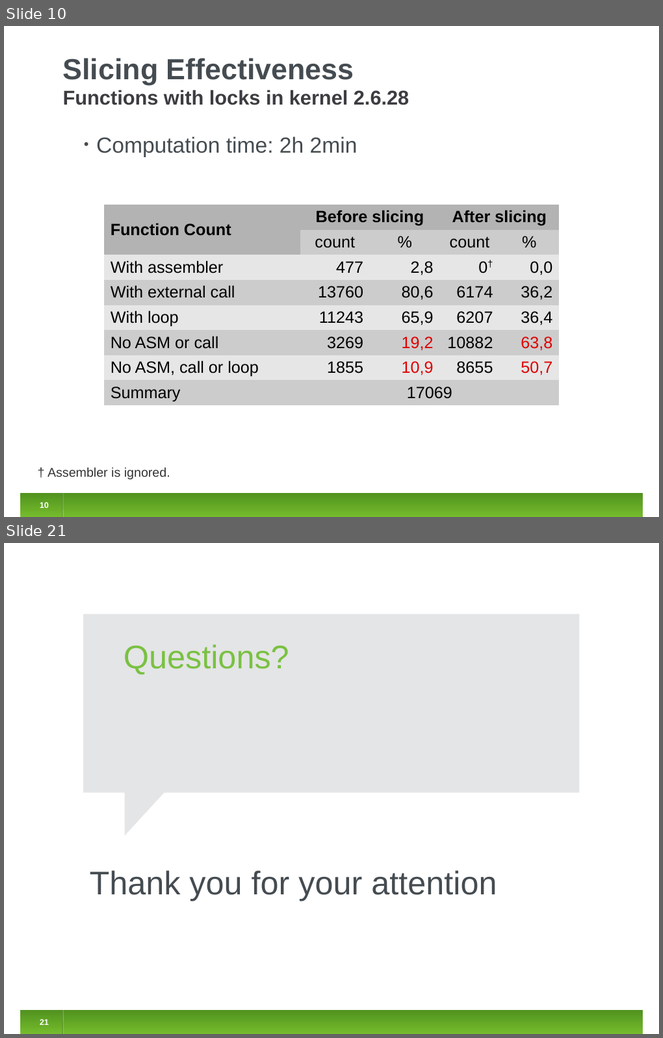
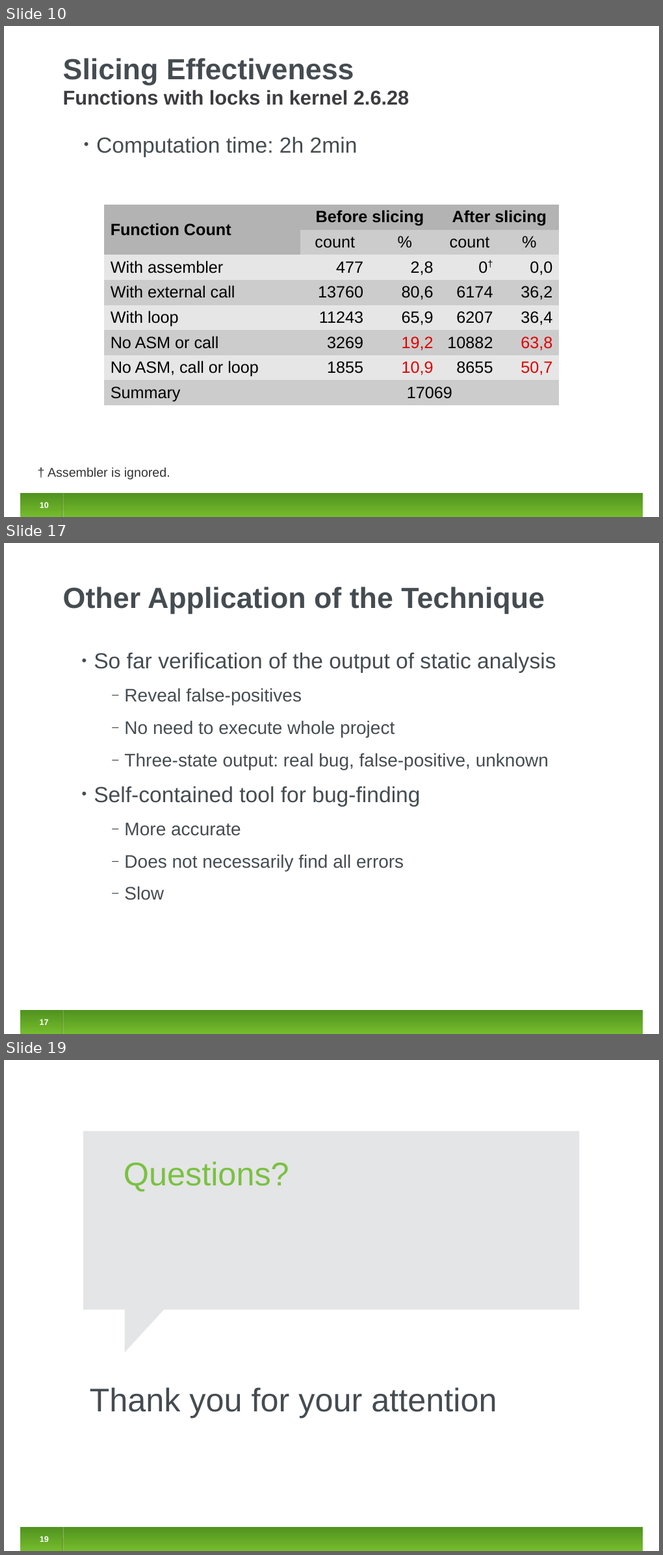
Before and after one commit to jirislaby/writings, a slide deck: presentations/fmics2012.odp. Shown one above the other, each under a label of ours: slides 10 and 21 before the commit, slides 10, 17 and 19 after it; the slides between them are not shown. The pictures are 663x1038 and 663x1555 pixels, drawn with LibreOffice and Linux fonts; fonts in the diff are those of the drawing. Boxes give left, top, right and bottom in pixels: in the first picture for what was removed or moved away, otherwise in the second. Text is boxed around its words. In the diff, an @@ line names an element or a change of style, - is before the commit and + after.

```diff
--- a/presentations/fmics2012.odp
+++ b/presentations/fmics2012.odp
@@ slide 17 added at box(4, 543, 659, 1034), background #FFFFFF; not listed: 1 template element that a slide beside it also shows @@
@@ title added at box(63, 587, 545, 614), 32 pt, text #454C51, bold @@
+Other Application of the Technique
@@ text added at box(94, 652, 556, 901), 20 pt, text #454C51 @@
+• So far verification of the output of static analysis
+  ‒ Reveal false-positives
+  ‒ No need to execute whole project
+  ‒ Three-state output: real bug, false-positive, unknown
+• Self-contained tool for bug-finding
+  ‒ More accurate
+  ‒ Does not necessarily find all errors
+  ‒ Slow
@@ page number added at box(40, 1019, 49, 1025), 9 pt, text #FFFFFF, bold @@
+17
@@ line added from (62, 1011) to (62, 1034), #3F7418 0.74 pt @@
@@ line added from (63, 1011) to (63, 1034), #FFFFFF 0.74 pt @@
@@ what was slide 21 is now slide 19 @@
@@ page number at box(40, 1536, 49, 1542): text changed @@
-21
+19
```
Also in this commit, not shown: 9 slides changed, 7 other slides added, 10 slides removed.
